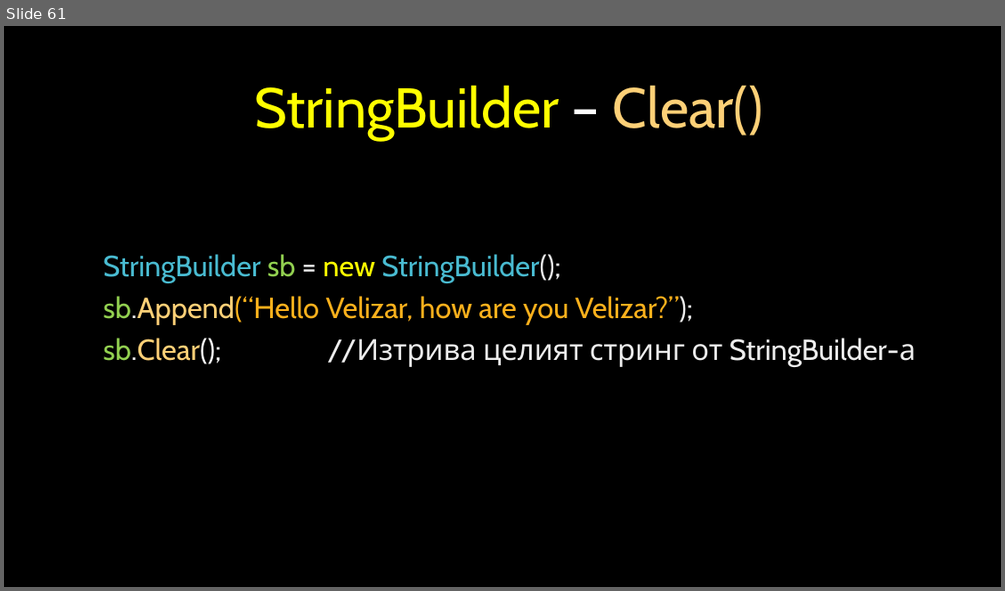
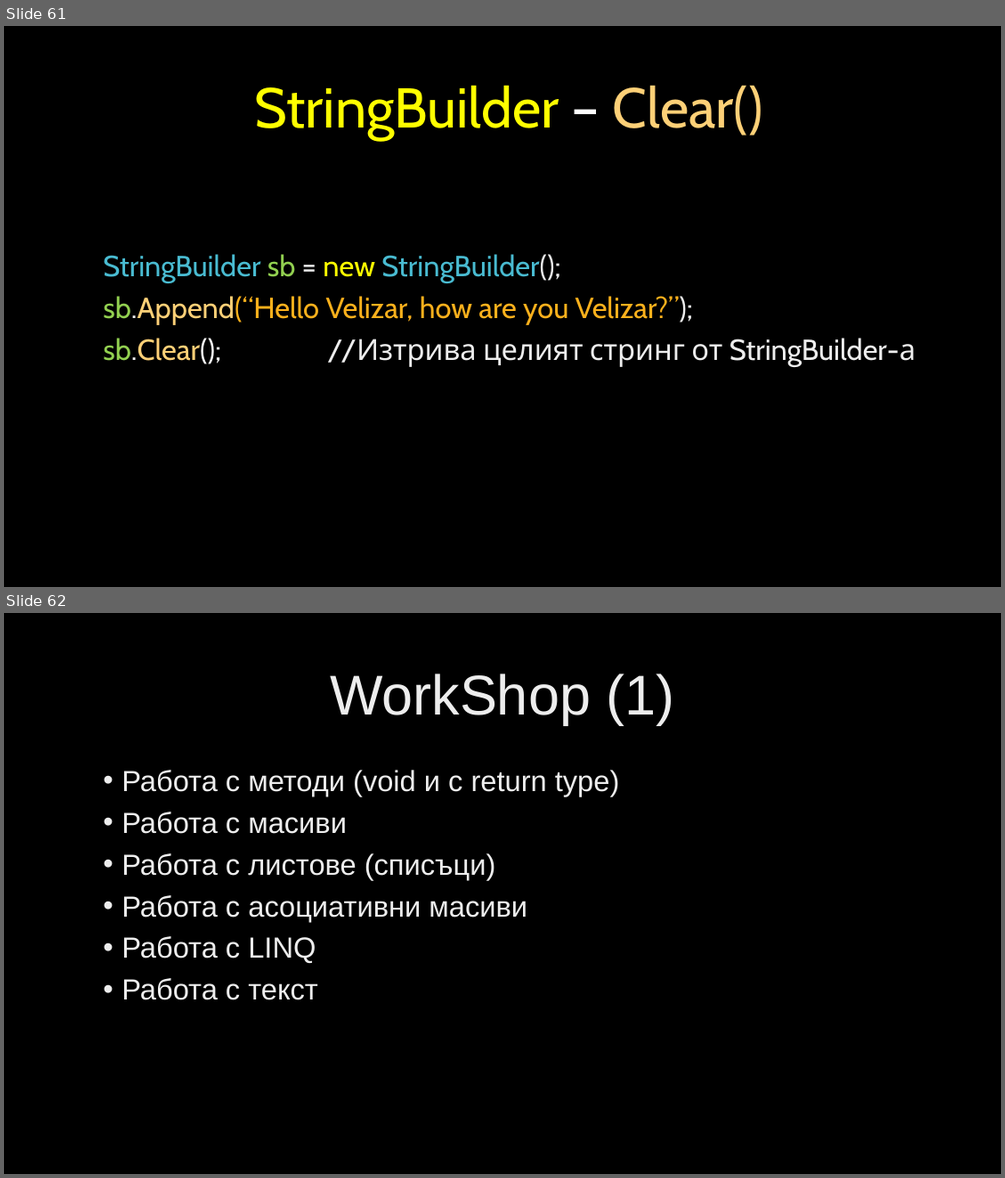
Before and after one commit to velizar92/CSharp-Programming-Presentations, a slide deck: C# Intermediate.pptx. Shown one above the other, each under a label of ours: slide 61 before the commit, slides 61 and 62 after it. The pictures are 1005x591 and 1005x1178 pixels, drawn with LibreOffice and Linux fonts; fonts in the diff are those of the drawing; background and template pictures are left out. Boxes give left, top, right and bottom in pixels: in the first picture for what was removed or moved away, otherwise in the second. Text is boxed around its words. In the diff, an @@ line names an element or a change of style, - is before the commit and + after.

Commit message:
Workshop (1) - slide

```diff
--- a/C# Intermediate.pptx
+++ b/C# Intermediate.pptx
@@ slide 62 added at (4,613,1001,1174), background picture (left out) @@
@@ title added at (330,674,675,725), 54 pt, text gradient #BFBFBF to #EDEDED to #FFFFFF @@
+WorkShop (1)
@@ text added at (121,770,620,1000), 28 pt, text gradient #BFBFBF to #EDEDED to #FFFFFF @@
+• Работа с методи (void и с return type)
+• Работа с масиви
+• Работа с листове (списъци)
+• Работа с асоциативни масиви
+• Работа с LINQ
+• Работа с текст
```
